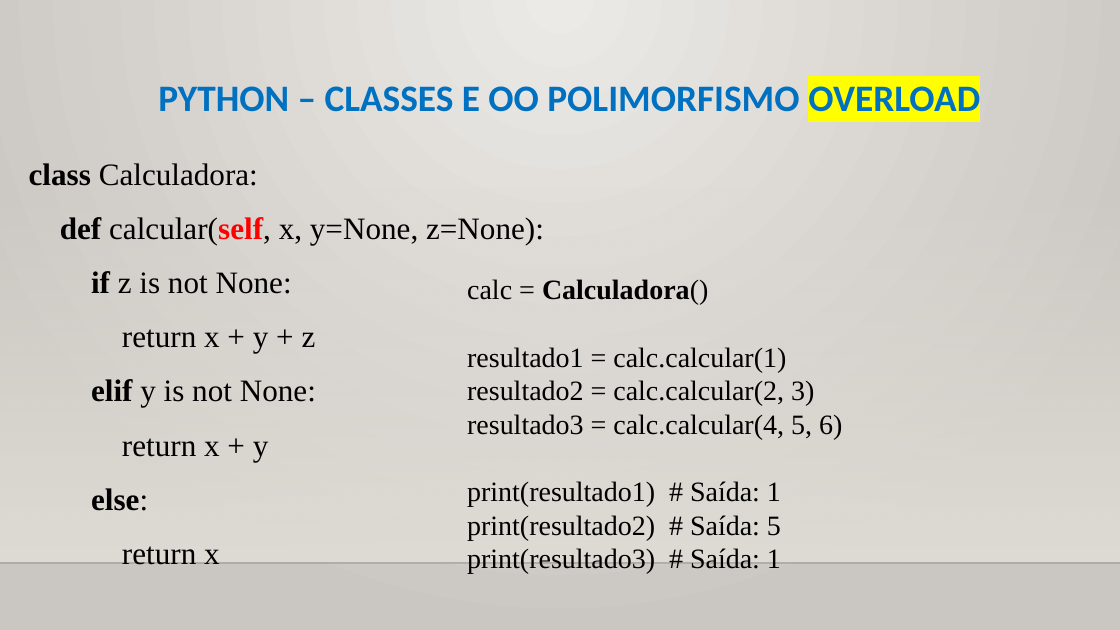
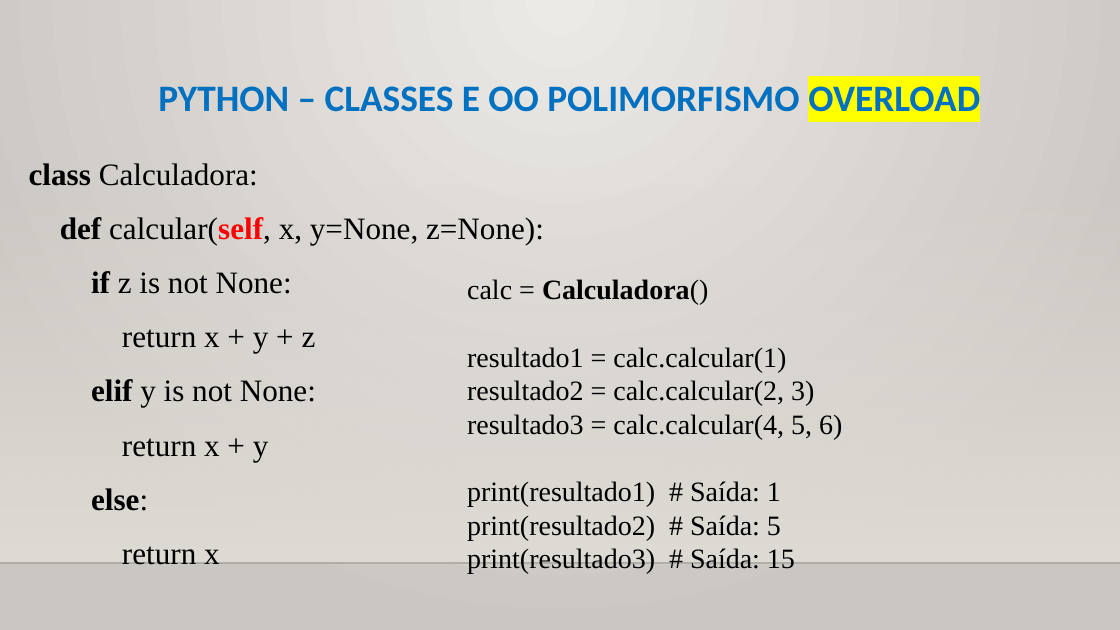
Before and after one commit to CloudEducationBrazil/WydenUniRuyPythonRAD, a slide deck: slide 27 of 01 Classes/Aula 11 RAD Python - Classes - Orientação a Objetos.pptx. Drawn at 1120x630 pixels with LibreOffice and Linux fonts; fonts in the diff are those of the drawing; background and template pictures are left out. Boxes give left, top, right and bottom in pixels: in the first picture for what was removed or moved away, otherwise in the second. Text is boxed around its words. In the diff, an @@ line names an element or a change of style, - is before the commit and + after.

Commit message:
Python Exercs ...

```diff
--- a/01 Classes/Aula 11 RAD Python - Classes - Orientação a Objetos.pptx
+++ b/01 Classes/Aula 11 RAD Python - Classes - Orientação a Objetos.pptx
@@ text at (467, 548, 795, 574): text changed @@
-print(resultado3) # Saída: 1
+print(resultado3) # Saída: 15
```
Also in this commit, not shown: 4 other slides changed, 1 slide added, 4 other files.
